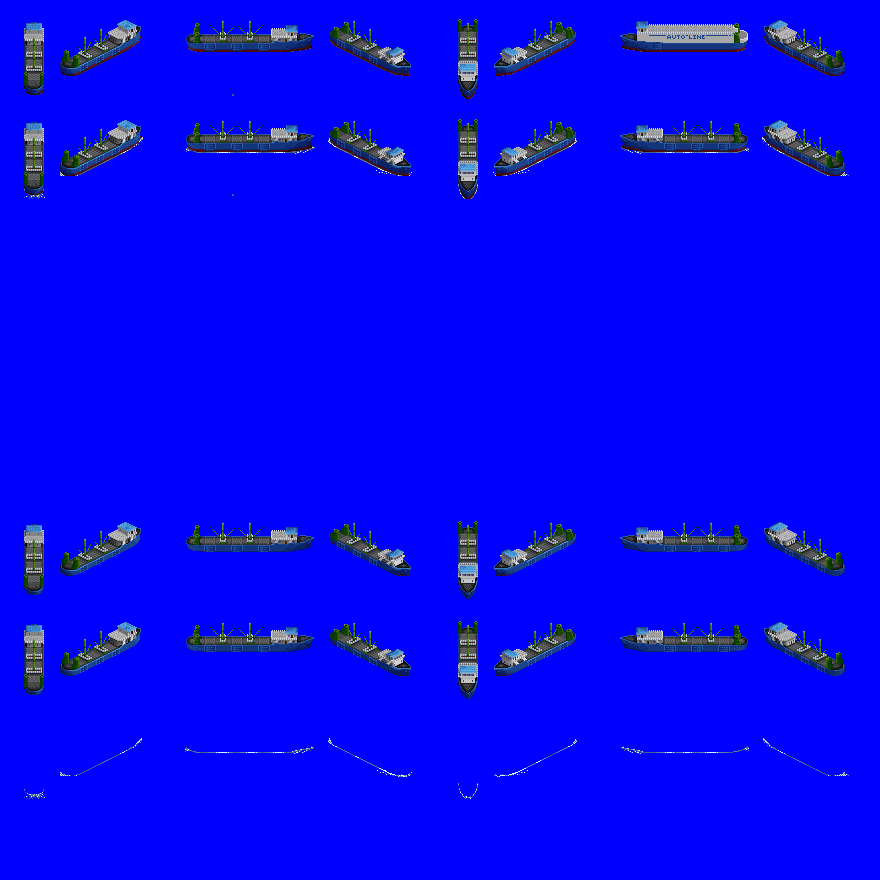
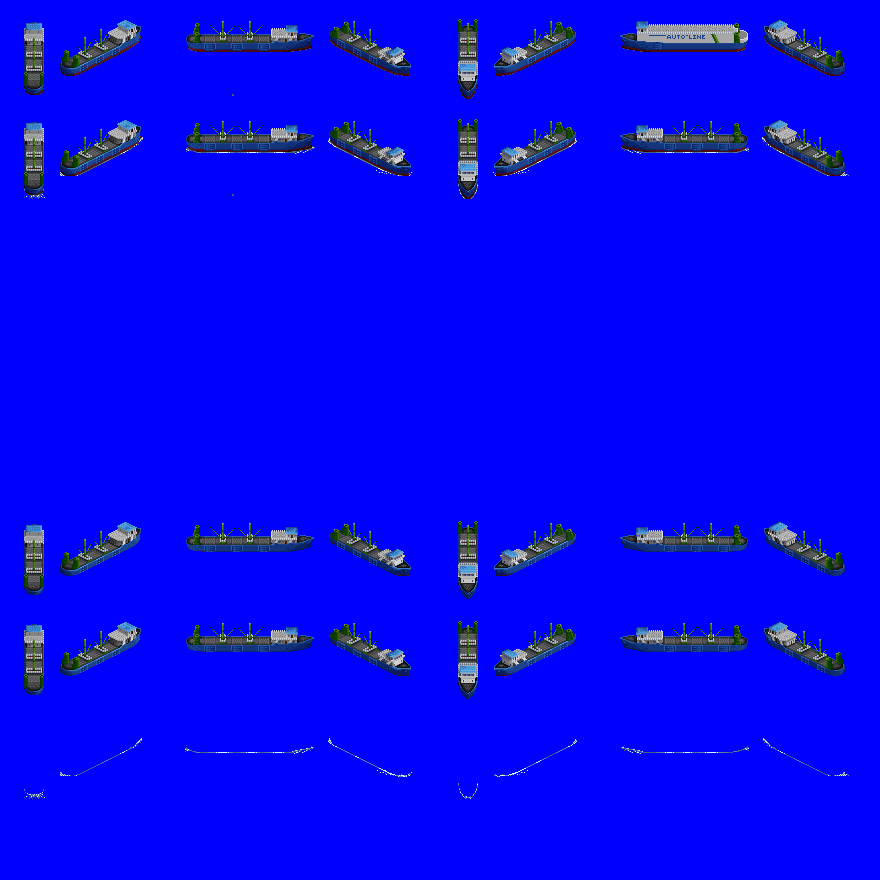
Layers edited between the first and the second 880 x 880 image:
painted on "car carrier" over (706, 34, 733, 43)
